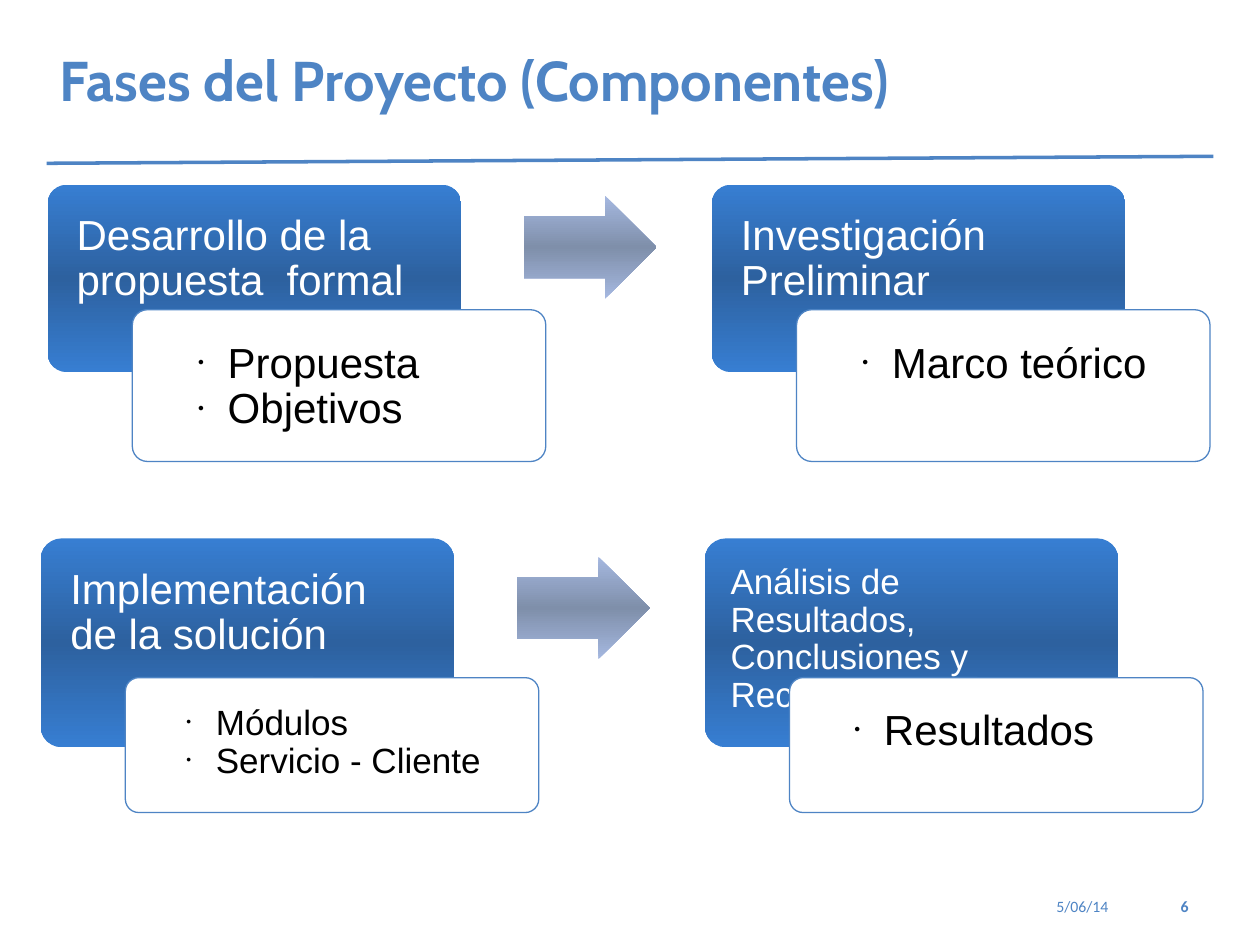
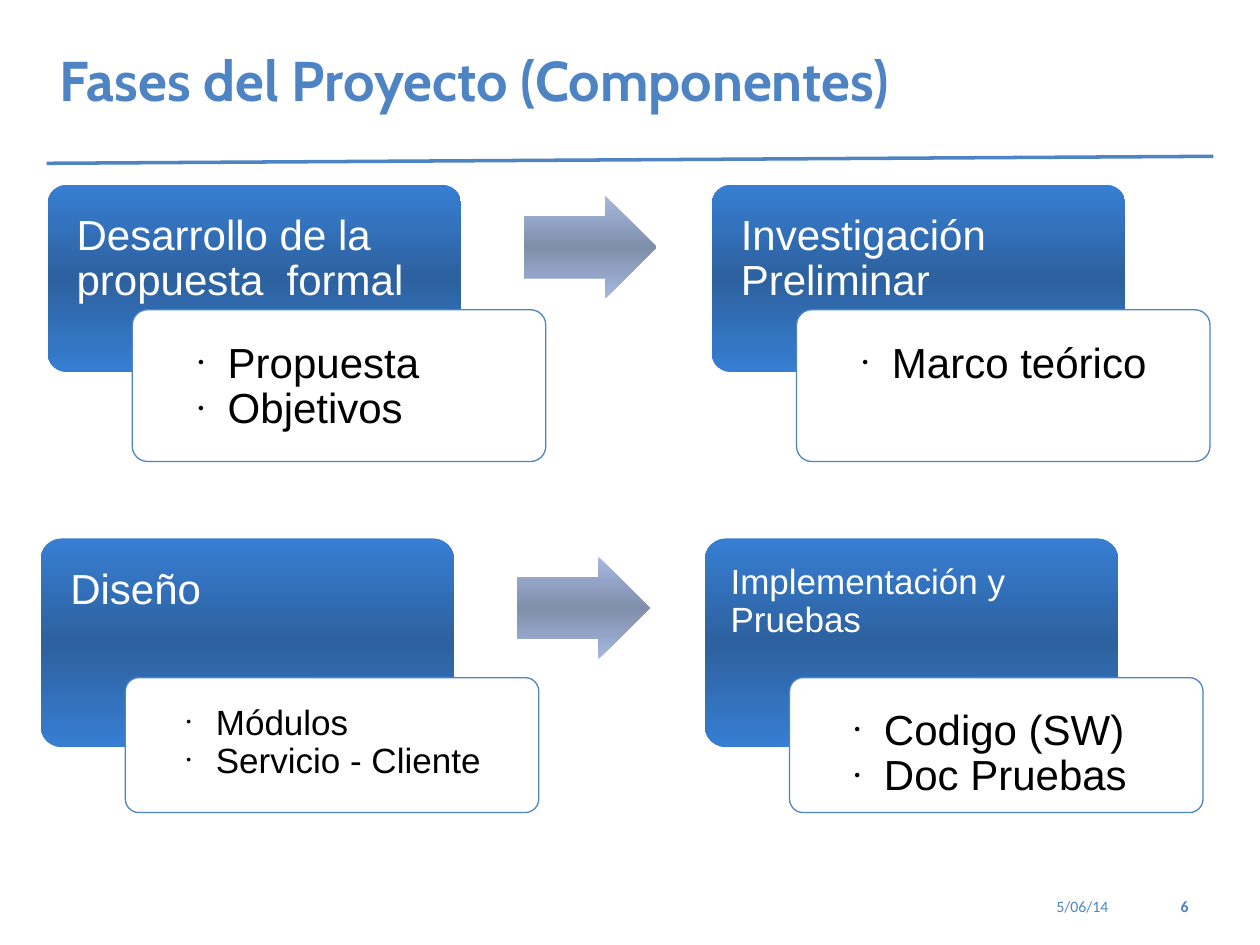
Before and after one commit to wfabricms/tesisDocument, a slide deck: slide 6 of presentacion/Presentacion Tesis 2014 - II.pptx. Drawn at 1260x945 pixels with LibreOffice and Linux fonts; fonts in the diff are those of the drawing. Boxes give left, top, right and bottom in pixels: in the first picture for what was removed or moved away, otherwise in the second. Text is boxed around its words. In the diff, an @@ line names an element or a change of style, - is before the commit and + after.

```diff
--- a/presentacion/Presentacion Tesis 2014 - II.pptx
+++ b/presentacion/Presentacion Tesis 2014 - II.pptx
@@ text in rounded rectangle at [731, 568, 1006, 633]: text changed @@
-Análisis de Resultados, Conclusiones y Recomendaciones
+Implementación y Pruebas
@@ text in rounded rectangle at [70, 573, 201, 605]: text changed @@
-Implementación de la solución
+Diseño
@@ text in rounded rectangle at [884, 714, 1126, 791]: text changed @@
-  ● Resultados
+  ● Codigo (SW)
+  ● Doc Pruebas
```
Also in this commit, not shown: 11 other slides changed, 2 slides added, 22 other files.
